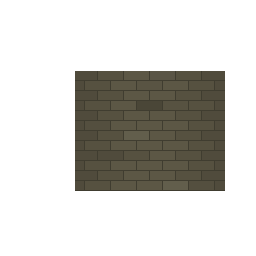
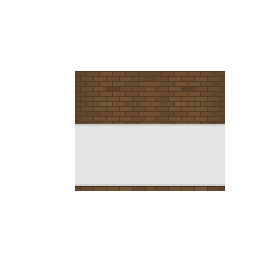
Layer changes from the first 256 x 256 image to the second:
added layer "Layer 2" above "Layer 3" over [75, 124, 225, 187]
added layer "Layer 3" above "Layer 1" over [75, 71, 225, 191]
painted on "Layer 1" over [75, 71, 225, 191]
